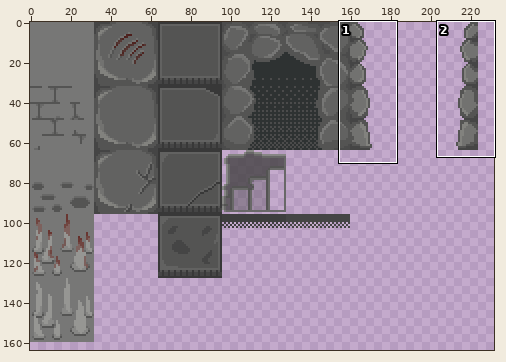
Sprite sheet, stored at godot_project/Assets/Sprites/Tilesets/Level1/level1_tileset.png. Above: a wide view before the commit, with the close-up outlined.
Close-up. Old version:
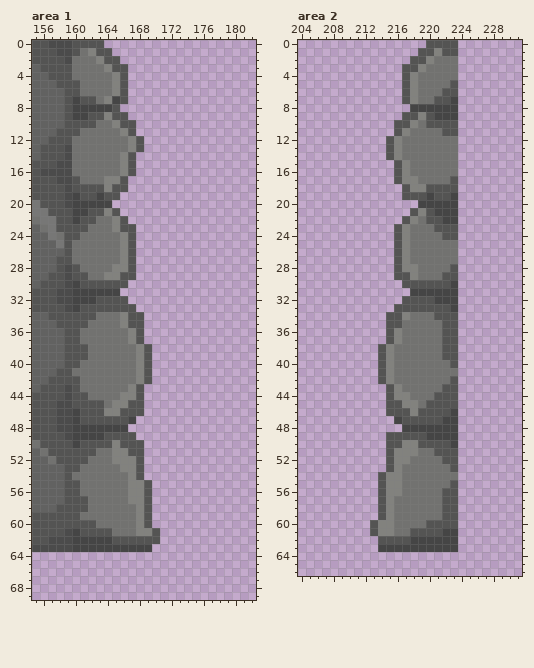
The file is 512x512 pixels. Colours within 5 levels of each other are drawn and written as one. Shown: area 1: x 155..182, y 0..69; area 2: x 204..231, y 0..66. The wide view leaves out empty margins.
New version:
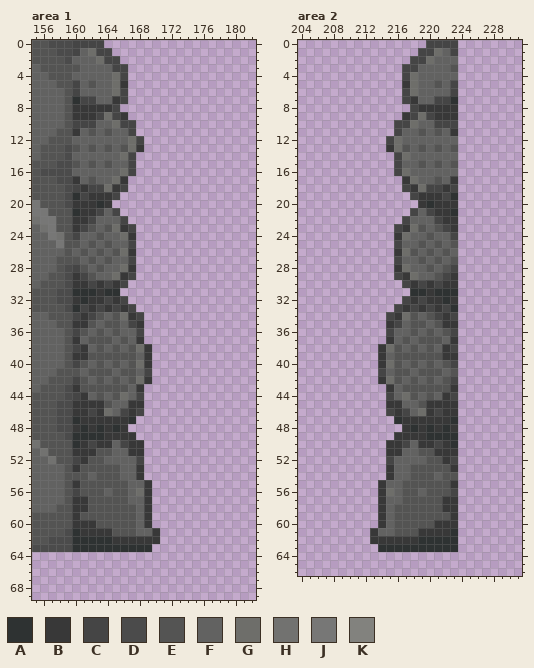
Palette (. is transparent): A #2e3232  B #383838  C #454545  D #4b4b4b  E #545453  F #626261  G #6e6e6a  H #727270  J #777776  K #82827e
Change:
--- area 1
@@ x 158..172 @@
- 0 DDEEEE.........
- 1 DDEHKEE........
- 2 EDHHHKEE.......
- 3 EEHHHHKEE......
- 4 EEHHHHHKE......
- 5 EEEHHHHKE......
- 6 FEEHHHHKE......
- 7 FECEEHKCE......
- 8 FECCCCCE.......
- 9 FECCEEKEE......
-10 FEEEEHHKEE.....
-11 EEEHHHHHKE.....
-12 EEHHHHHHHKE....
-13 EDHHHHHHHKE....
-14 EDHHHHHHKE.....
-15 DDHHHHHHKE.....
-16 DDHHHHHHKE.....
-17 DDEHHHKKE......
-18 EDEEEEKEE......
-19 EDCEECEE.......
-20 EDCCCCC........
-21 EECCEEKE.......
-22 EECEEHHKE......
-23 EEEEHHHKEE.....
-24 HEEHHHHHKE.....
-25 JEHHHHHHKE.....
-26 FEHHHHHHKE.....
-27 EEHHHHHHKE.....
-28 EDEHHHHKKE.....
-29 EDEEHHKKEE.....
-30 EDCEEEEEE......
-31 DDCCCCCC.......
-32 DDCCCEEEE......
-33 EDCEEEEEEE.....
-34 EEEEEHHHKEE....
-35 EEEEHHHHKEE....
-36 FEEHHHHHHKE....
-37 FEEHHHHHHKE....
-38 FEEEHHHHHHKE...
-39 FEEEHHHHHHKE...
-40 FEEHHHHHHHKE...
-41 EEHHHHHHHHKE...
-42 EEEHHHHHHHKE...
-43 EDEHHHHHHKE....
-44 EDEEHHHHKKE....
-45 DDEEEEHKKEE....
-46 DDCEEEKKEEE....
-47 DDCEEEEEEC.....
-48 DDCCCCCCC......
-49 EDCCCCEEEE.....
-50 EECEEEEKEEE....
-51 EEEEEHHKKEE....
-52 EEEEHHHKKKE....
-53 FEEHHHHHKKE....
-54 FEHHHHHHHKE....
-55 FEEHHHHHHKKE...
-56 FEEHHHHHHKKE...
-57 FEEEHHHHHKKE...
-58 EEEEHHHHHHKE...
-59 EEEHHHHHHHKE...
-60 EEEEEHHHHHKE...
-61 EDCEEEEHHHKKE..
-62 DDCCCCCEEEEEE..
-63 DDCCCCCCCCCC...
+ 0 DDCCCC.........
+ 1 DDCFGCC........
+ 2 EDFFFGCC.......
+ 3 EEEFFFFCC......
+ 4 EEFFFFFGC......
+ 5 EECFEFFGB......
+ 6 FECFFFFGC......
+ 7 FEACCFFBC......
+ 8 FEBBBBBC.......
+ 9 FEBBBCGCB......
+10 FECCCFFGCC.....
+11 EEBFEFEFFC.....
+12 EEFFFFFFFGC....
+13 EDEFEFEFEGB....
+14 EDFFFFFFGC.....
+15 DDEFEFEFFC.....
+16 DDFFFFFFGC.....
+17 DDBFEFFGB......
+18 EDCBCCGBC......
+19 EDACBBBC.......
+20 EDBBBAB........
+21 EEABBCFC.......
+22 EEBBCFFFC......
+23 EEBCEFEGBC.....
+24 HECFFEFFGB.....
+25 JEEFEFEFFC.....
+26 FEFEFEFEGB.....
+27 EEEFEFEFFC.....
+28 EDCEFEFFGB.....
+29 EDBCEFFGBC.....
+30 EDBBCBCBC......
+31 DDAAABAA.......
+32 DDBABBCBC......
+33 EDACBCBCBC.....
+34 EECBCEFEGBC....
+35 EEBBEFEEFCB....
+36 FECEFEFEFFC....
+37 FEBFEEEFEFB....
+38 FECBFEFEFEGB...
+39 FEBBEEEEEEFB...
+40 FECEFEFEFEGB...
+41 EEEFEEEFEEFC...
+42 EECEFEFEFEGB...
+43 EDBEEEEEEFB....
+44 EDCBFEFEGFC....
+45 DDBBBBEFFBB....
+46 DDBBCBGFCBC....
+47 DDABBBBBBA.....
+48 DDBABABAB......
+49 EDAAAABBBB.....
+50 EEABCBBFCBB....
+51 EEBBBEEFFBB....
+52 EECBEEFFFFC....
+53 FEBEEEEEFFB....
+54 FEEEFEEEFFB....
+55 FEBEEEEEEFFB...
+56 FECEEEFEEFGB...
+57 FEBBEEEEEFFB...
+58 EEBBEEEEEEFB...
+59 EEBEEEEEEEFB...
+60 EEBBBEEEEEFB...
+61 EDABBBBEEEFFB..
+62 DDAAAAABBBBBB..
+63 DDAAAAAAAAAA...
 64 ...............
--- area 2
@@ x 211..225 @@
- 0 .........EEEE..
- 1 ........EEKEE..
- 2 .......EEKHHH..
- 3 ......EEKHHHH..
- 4 ......EKHHHHH..
- 5 ......EKHHHHE..
- 6 ......EKHHHEE..
- 7 ......EKHHEEC..
- 8 .......CCCCCC..
- 9 ......EEKECCC..
-10 .....EEKHEEEE..
-11 .....EKHHHHEE..
-12 ....EKHHHHHHH..
-13 ....EKHHHHHHH..
-14 ....EKHHHHHHH..
-15 .....EKHHHHHH..
-16 .....EKHHHHHH..
-17 .....EKKHHHHE..
-18 ......EKKEEEE..
-19 ......EEECEEC..
-20 ........CCCCC..
-21 .......EKECCC..
-22 ......EKHEECC..
-23 .....EKHHHEEE..
-24 .....EKHHHHEE..
-25 .....EKHHHHHH..
-26 .....EKHHHHHH..
-27 .....EKHHHHHH..
-28 .....EKKHHHHE..
-29 .....EEKHHHEE..
-30 ......EEEEEEC..
-31 .......CCCCCC..
-32 ......EEEECCC..
-33 .....EEEEEEEC..
-34 ....EEKHHHEEE..
-35 ....EEHHHHHEE..
-36 ....EKHHHHHEE..
-37 ....EKHHHHHEE..
-38 ...EKHHHHHHEE..
-39 ...EKHHHHHHEE..
-40 ...EKHHHHHHHE..
-41 ...EKHHHHHHHH..
-42 ...EKHHHHHHHE..
-43 ....EKHHHHHEE..
-44 ....EKKHHHEEE..
-45 ....EEKKHEEEE..
-46 ....EEEKEEEEC..
-47 .....CEEEEECC..
-48 ......CCCCCCC..
-49 ....EEEEECCCC..
-50 ....EEKKEEEEC..
-51 ....EKKKHHEEE..
-52 ....EKKHHHHEE..
-53 ....EKHHHHHHE..
-54 ...EKKHHHHHHH..
-55 ...EKKHHHHHHE..
-56 ...EKKHHHHHEE..
-57 ...EKHHHHHHEE..
-58 ...EKHHHHHHEE..
-59 ...EKHHHHHHEE..
-60 ..EKKHHHHEEEE..
-61 ..EKKHHEEEECC..
-62 ...EEEECCCCCC..
-63 ...CCCCCCCCCC..
+ 0 .........CCCC..
+ 1 ........CCGFC..
+ 2 .......CCGFFF..
+ 3 ......CCFFFFE..
+ 4 ......CGFFFFF..
+ 5 ......BGFFEFC..
+ 6 ......CGFFFFC..
+ 7 ......CBFFCCA..
+ 8 .......CBBBBB..
+ 9 ......BCGCBBB..
+10 .....CCGFFCCC..
+11 .....CFFEFEFB..
+12 ....CGFFFFFFF..
+13 ....BGEFEFEFE..
+14 .....CGFFFFFF..
+15 .....CFFEFEFE..
+16 .....CGFFFFFF..
+17 ......BGFFEFB..
+18 ......CBGCCBC..
+19 .......CBBBCA..
+20 ........BABBB..
+21 .......CFCBBA..
+22 ......CFFFCBB..
+23 .....CBGEFECB..
+24 .....BGFFEFFC..
+25 .....CFFEFEFE..
+26 .....BGEFEFEF..
+27 .....CFFEFEFE..
+28 .....BGFFEFEC..
+29 .....CBGFFECB..
+30 ......CBCBCBB..
+31 .......AABAAA..
+32 ......CBCBBAB..
+33 .....CBCBCBCA..
+34 ....CBGEFECBC..
+35 ....BCFEEFEBB..
+36 ....CFFEFEFEC..
+37 ....BFEFEEEFB..
+38 ...BGEFEFEFBC..
+39 ...BFEEEEEEBB..
+40 ...BGEFEFEFEC..
+41 ...CFEEFEEEFE..
+42 ...BGEFEFEFEC..
+43 ....BFEEEEEEB..
+44 ....CFGEFEFBC..
+45 ....BBFFEBBBB..
+46 ....CBCFGBCBB..
+47 .....ABBBBBBA..
+48 ......BABABAB..
+49 .....BBBBAAAA..
+50 ....BBCFBBCBA..
+51 ....BBFFEEBBB..
+52 ....CFFFFEEBC..
+53 ....BFFEEEEEB..
+54 ....BFFEEEFEE..
+55 ...BFFEEEEEEB..
+56 ...BGFEEFEEEC..
+57 ...BFFEEEEEBB..
+58 ...BFEEEEEEBB..
+59 ...BFEEEEEEEB..
+60 ...BFEEEEEBBB..
+61 ..BFFEEEBBBBA..
+62 ..BBBBBBAAAAA..
+63 ...AAAAAAAAAA..
 64 ...............
Boxes around the changes in both close-ups, in picture pixels (x1, y1, x2, y2):
changed: (72, 40, 160, 552)
changed: (370, 40, 458, 552)
